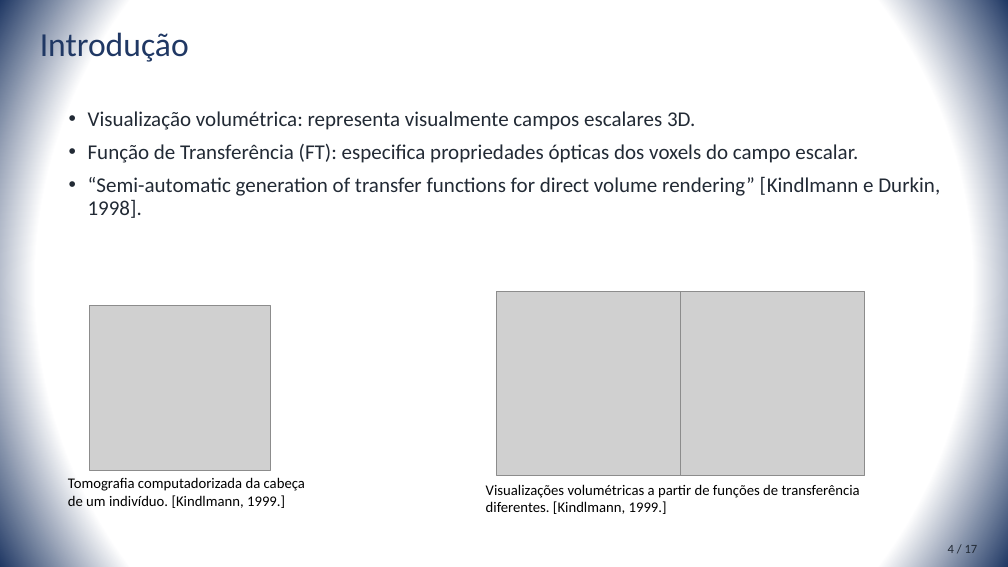
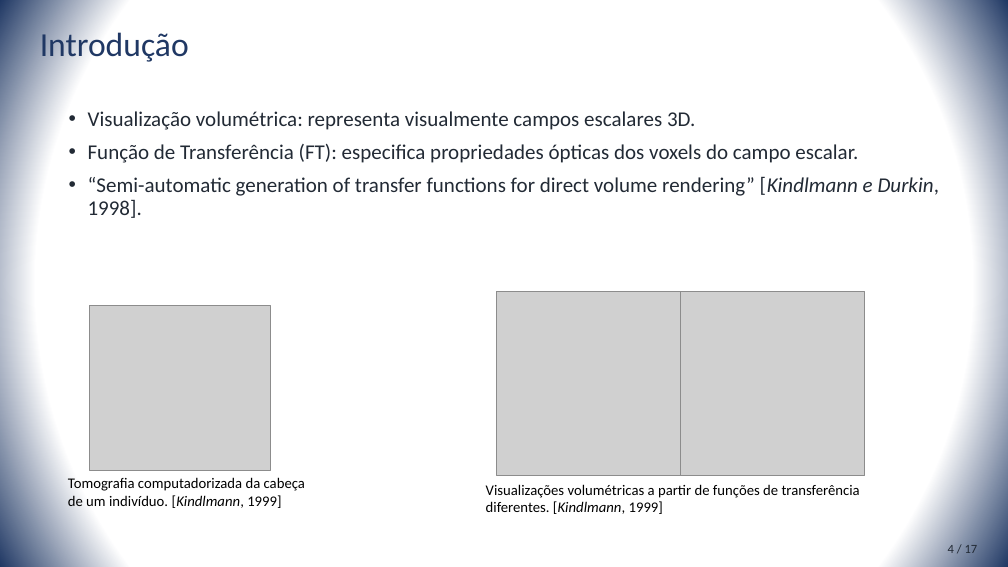
Before and after one commit to rustanitu/atfgtex, a slide deck: slide 4 of presentation/presentation.pptm. Drawn at 1008x567 pixels with LibreOffice and Linux fonts; fonts in the diff are those of the drawing; grey boxes stand for pictures. Boxes give left, top, right and bottom in pixels: in the first picture for what was removed or moved away, otherwise in the second. Text is boxed around its words. In the diff, an @@ line names an element or a change of style, - is before the commit and + after.

```diff
--- a/presentation/presentation.pptm
+++ b/presentation/presentation.pptm
@@ text at (88,176,940,218): italic on in "[Kindlmann e Durkin," @@
@@ text at (68,477,305,508): text changed @@
-Tomografia computadorizada da cabeça de um indivíduo. [Kindlmann, 1999.]
+Tomografia computadorizada da cabeça de um indivíduo. [Kindlmann, 1999]
@@ text at (486,484,860,514): text changed @@
-Visualizações volumétricas a partir de funções de transferência diferentes. [Kindlmann, 1999.]
+Visualizações volumétricas a partir de funções de transferência diferentes. [Kindlmann, 1999]
```
Also in this commit, not shown: 1 other slide changed, 2 slides added, 1 other file.
